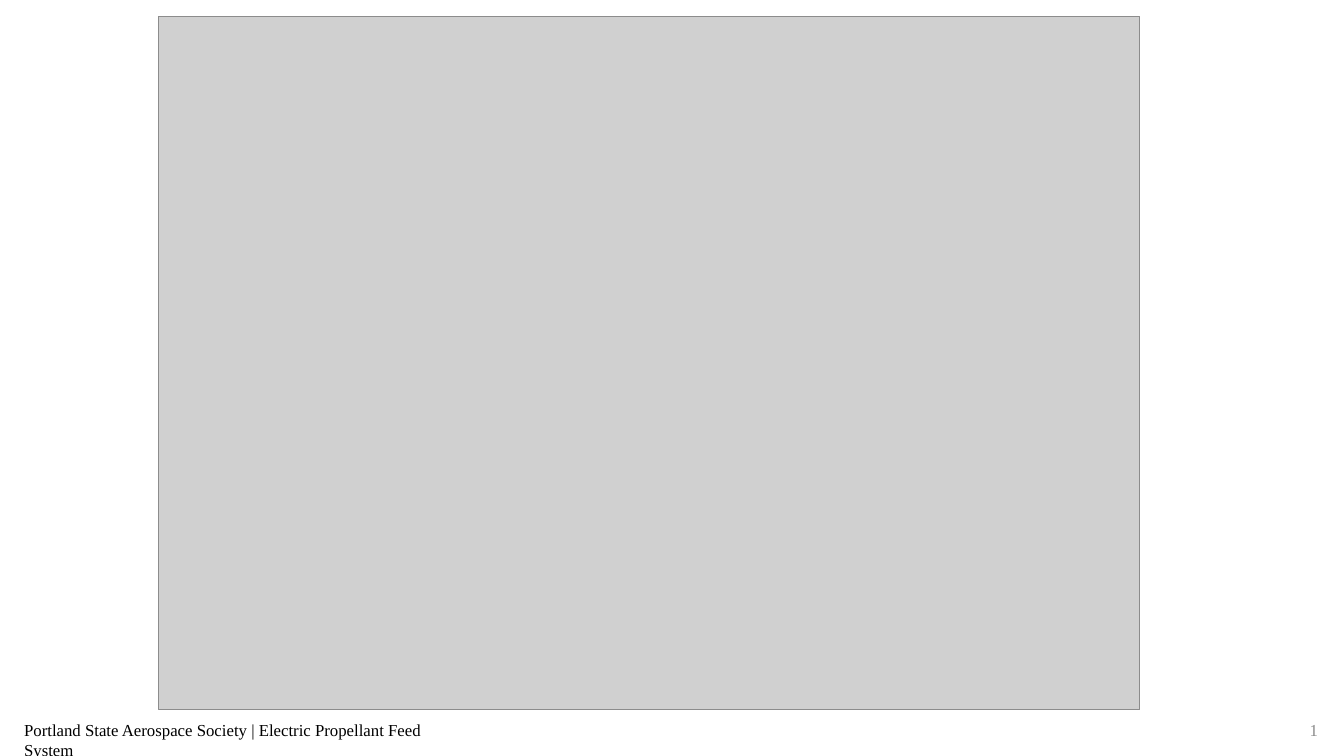
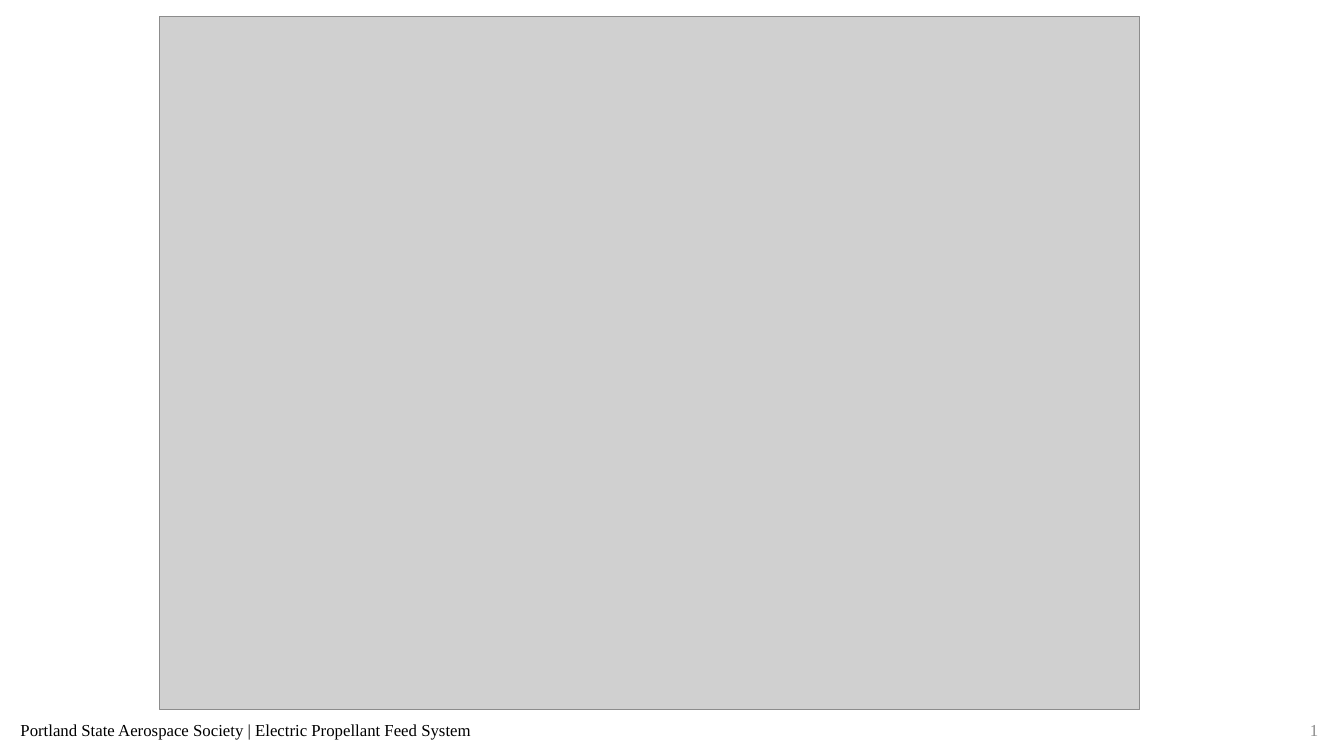
Before and after one commit to psas/electric-feed-system-prototype, a slide deck: slide 1 of Docs/Presentations/Slides/#3.pptx. Drawn at 1344x756 pixels with LibreOffice and Linux fonts; fonts in the diff are those of the drawing; grey boxes stand for pictures. Boxes give left, top, right and bottom in pixels: in the first picture for what was removed or moved away, otherwise in the second. Text is boxed around its words. In the diff, an @@ line names an element or a change of style, - is before the commit and + after.

```diff
--- a/Docs/Presentations/Slides/#3.pptx
+++ b/Docs/Presentations/Slides/#3.pptx
@@ text "Portland State Aerospace Society | ..." rewrapped from (x1=24, y1=724, x2=421, y2=740) to (x1=20, y1=724, x2=470, y2=740) @@
```
Also in this commit, not shown: 2 other slides changed.
